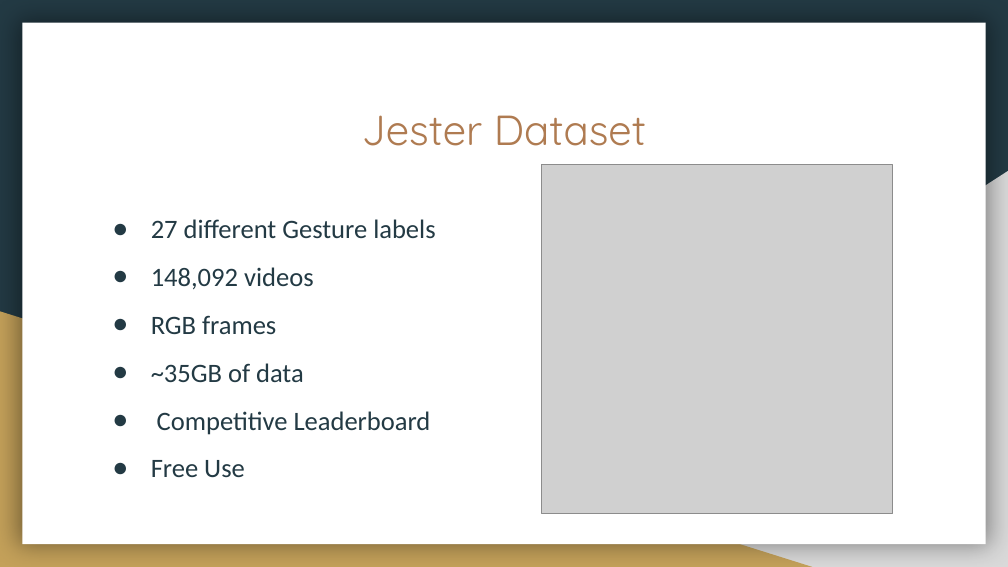
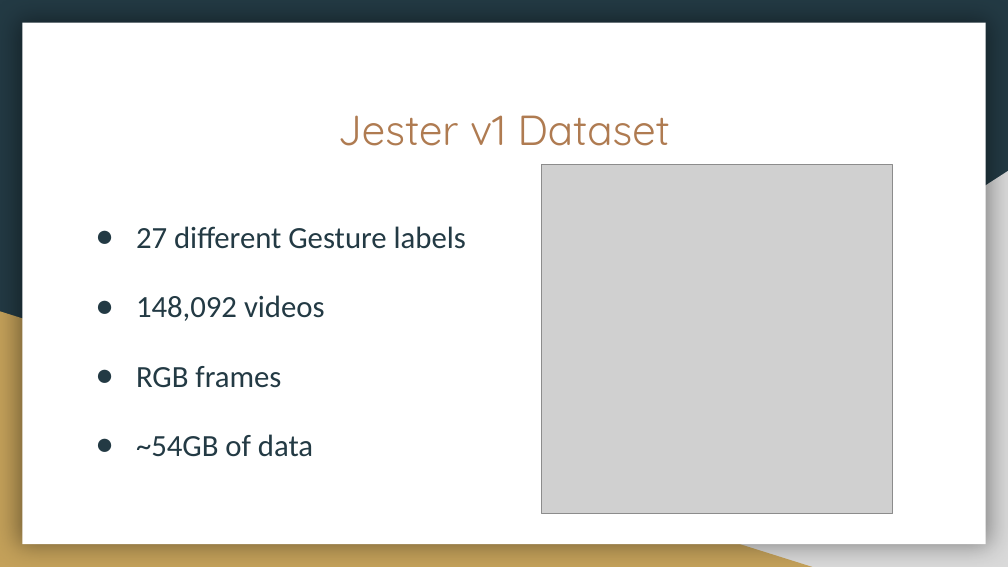
Before and after one commit to yrtimd/Jester-Gesture-3D-CNN, a slide deck: slide 2 of Presentation/cs523_presentation.pptx. Drawn at 1008x567 pixels with LibreOffice and Linux fonts; fonts in the diff are those of the drawing; grey boxes stand for pictures. Boxes give left, top, right and bottom in pixels: in the first picture for what was removed or moved away, otherwise in the second. Text is boxed around its words. In the diff, an @@ line names an element or a change of style, - is before the commit and + after.

```diff
--- a/Presentation/cs523_presentation.pptx
+++ b/Presentation/cs523_presentation.pptx
@@ title at <box>338,115,670,146</box>: text changed @@
-Jester Dataset
+Jester v1 Dataset
@@ text "27 different Gesture labels": place and size @@
-text "27 different Gesture labels" at <box>151,219,435,477</box>
+text "27 different Gesture labels" at <box>136,226,466,457</box>
@@ text at <box>136,226,466,388</box>: size 19 to 22 pt in "27 different Gesture labels", "148,092 videos", "RGB frames"; indent changed; more space between paragraphs @@
@@ text at <box>136,434,313,457</box>: text changed; size 19 to 22 pt @@
-● ~35GB of data
-● Competitive Leaderboard
-● Free Use
+● ~54GB of data
```
Also in this commit, not shown: 1 other slide changed, 3 slides added, 2 slides removed, 2 other files.
